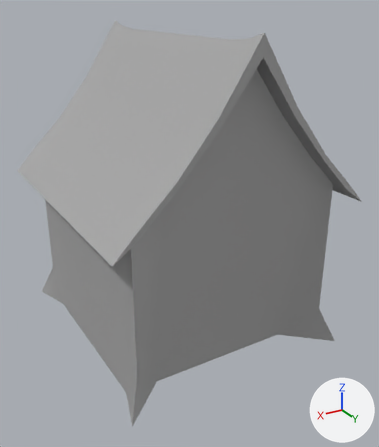
The FBX model Our Light/Assets/Meshes/StaticMeshes/SM_Building_01.fbx: old version first, new version second.
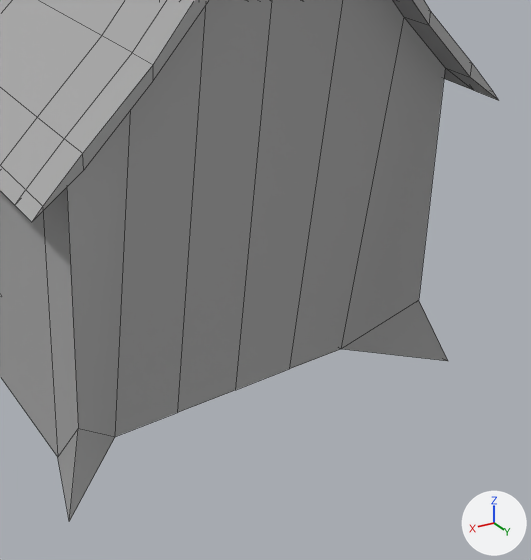
Each version is shown whole from a 50 mm camera at (6.05, 10.75, 8.01) aimed at (-0.11, 0.49, 2.88), then close up on the part from 25% to 100% of the width and 33% to 100% of the height. Arrows for +X, +Y and +Z are at lower right; the lights stay in place. The close-ups show mesh edges as thin lines. Where no turn or scale is listed for an object, it has been applied to the vertices.
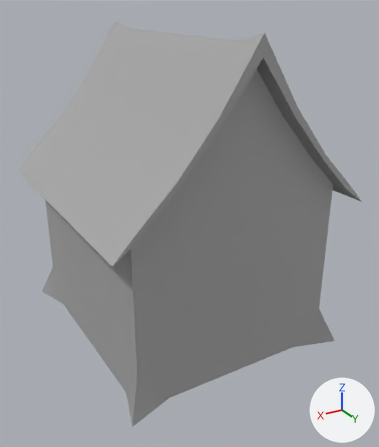
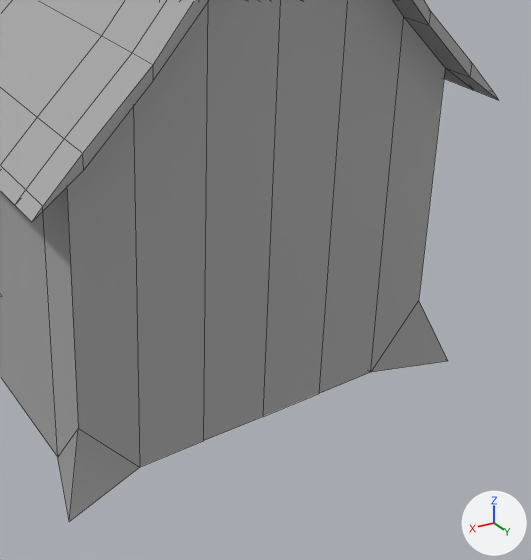
Where the change shows, as pixel boxes [x1, y1, x2, y2] in the close-ups (531 x 560 px; the box of a moved part takes in the faces that stretch with it):
'pCube3', reshaped: before [0, 0, 498, 521]; after [0, 0, 498, 522]
part 1 of me_mesh, moved or reshaped: before [69, 0, 448, 521]; after [69, 0, 448, 522]

What the commit changed:
me_mesh has 150 vertices, 152 faces and spans x -3.06..3.06, y -3.18..3.18, z 0.0..7.46.
me_mesh is used by ob_pcube3; location (0.0, 0.0, 0.0).
Before the commit, vertices of me_mesh: 13 (0.0, 2.16, 0.0) at pixel (235, 390), 22 (-1.76, 2.16, 0.0) at pixel (340, 349), 38 (1.76, 2.16, 0.0) at pixel (115, 436), 46 (0.88, 2.16, 0.0) at pixel (177, 412), 52 (-0.88, 2.16, 0.0) at pixel (289, 368).
Part 1, on me_mesh:
Vertices 13, 22, 38, 46, 52 of me_mesh move by (0.0, 0.61, 0.0).
